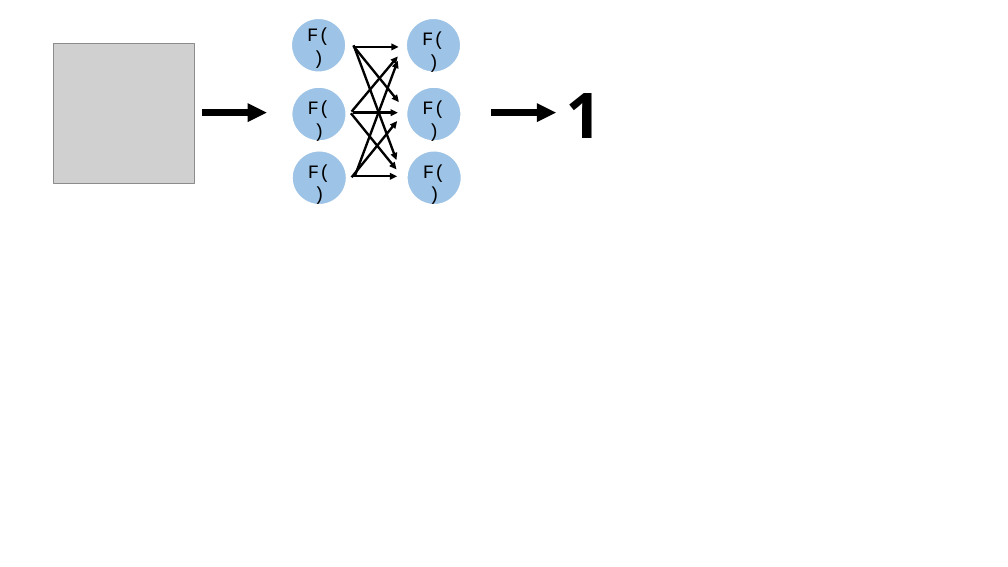
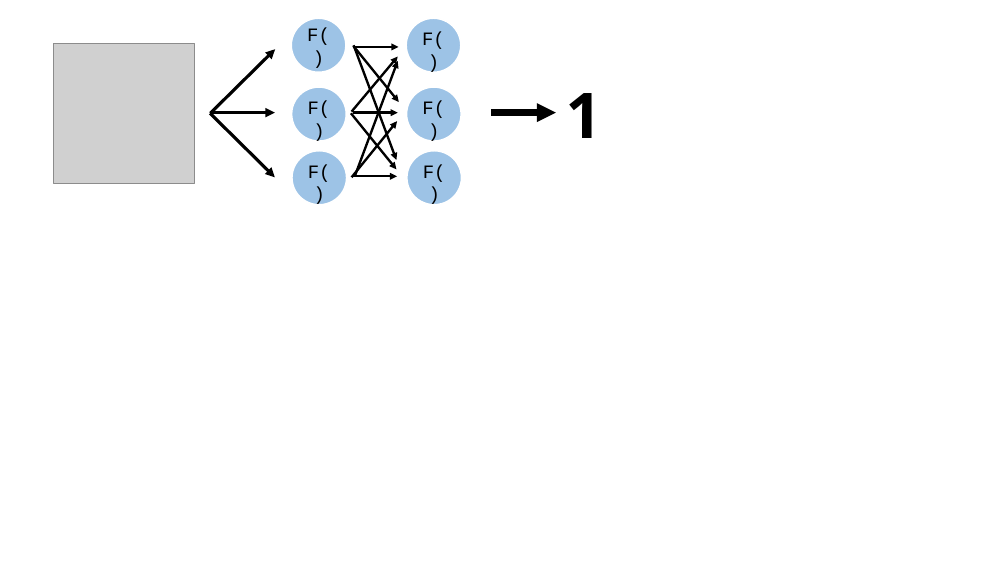
Before and after one commit to UpGado/upgado.github.io, a slide deck: slide 3 of _posts/material/nn1.pptx. Drawn at 1008x567 pixels with LibreOffice and Linux fonts; fonts in the diff are those of the drawing; grey boxes stand for pictures. Boxes give left, top, right and bottom in pixels: in the first picture for what was removed or moved away, otherwise in the second. Text is boxed around its words. In the diff, an @@ line names an element or a change of style, - is before the commit and + after.

```diff
--- a/_posts/material/nn1.pptx
+++ b/_posts/material/nn1.pptx
@@ arrow added from (210, 113) to (275, 49), #000000 3 pt @@
@@ arrow moved from (202, 113) - (267, 113) to (210, 113) - (275, 113) @@
@@ arrow (210, 113) - (275, 113): stroke #000000 6 pt to #000000 3 pt @@
@@ arrow added from (210, 113) to (275, 178), #000000 3 pt @@
```
Also in this commit, not shown: 1 other slide changed, 2 other files.
